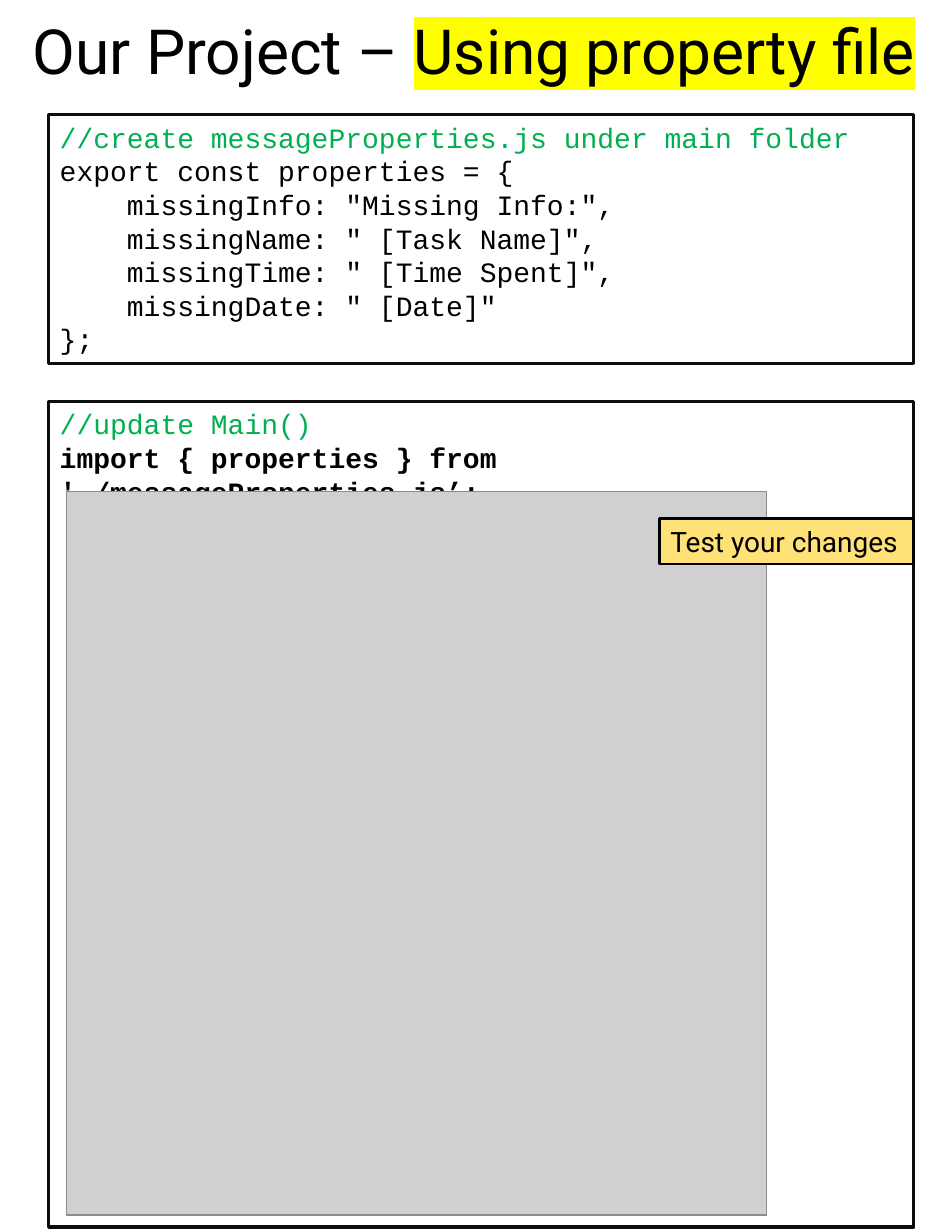
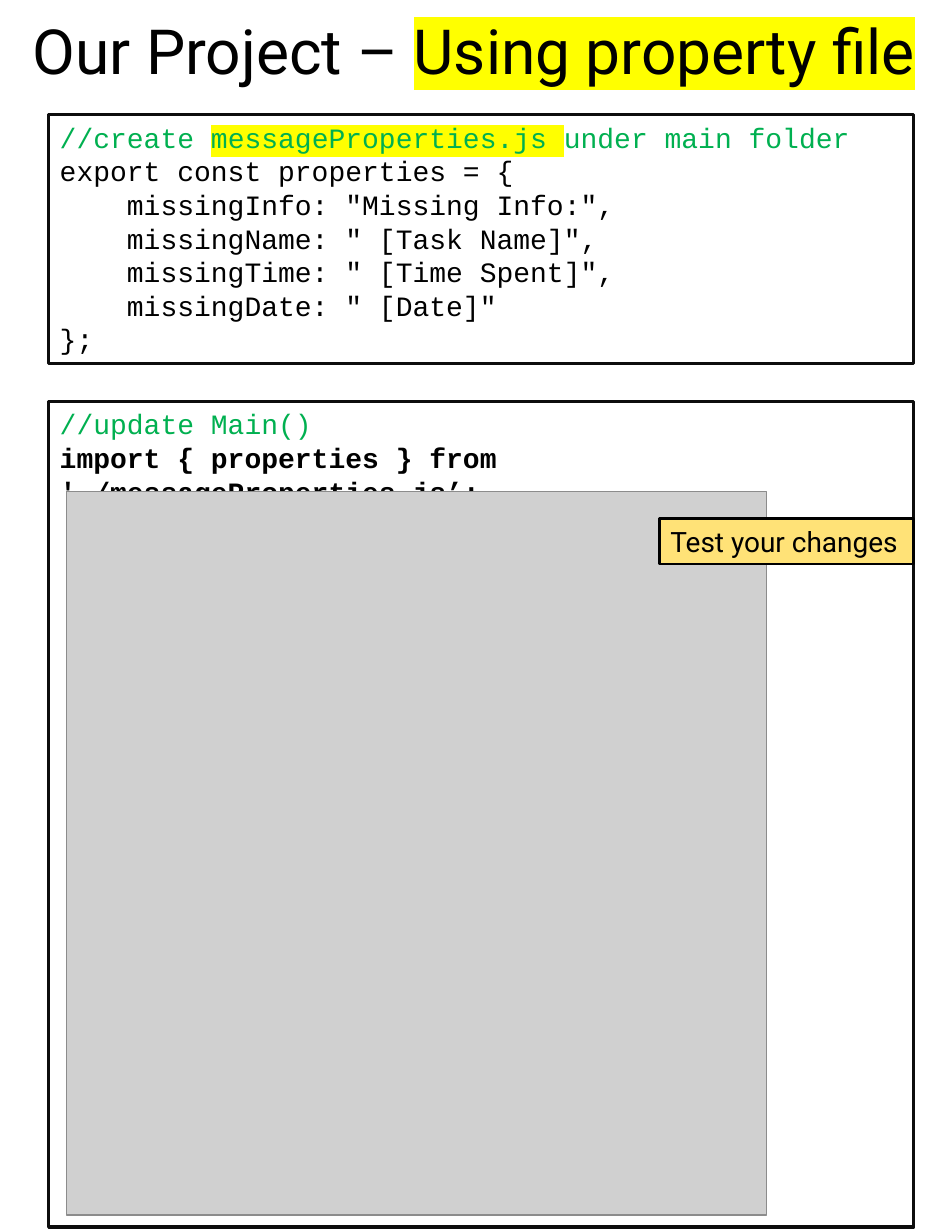
Before and after one commit to scorpion0511/mytracker, a slide deck: slide 71 of doc/React.pptx (slide 61 before the commit). Drawn at 952x1232 pixels with LibreOffice and Linux fonts; fonts in the diff are those of the drawing; grey boxes stand for pictures. Boxes give left, top, right and bottom in pixels: in the first picture for what was removed or moved away, otherwise in the second. Text is boxed around its words. In the diff, an @@ line names an element or a change of style, - is before the commit and + after.

```diff
--- a/doc/React.pptx
+++ b/doc/React.pptx
@@ text in rectangle at bbox=[60, 128, 850, 154]: highlight none to #FFFF00 in "messageProperties.js" @@
```
Also in this commit, not shown: 20 other slides changed, 10 slides added.
